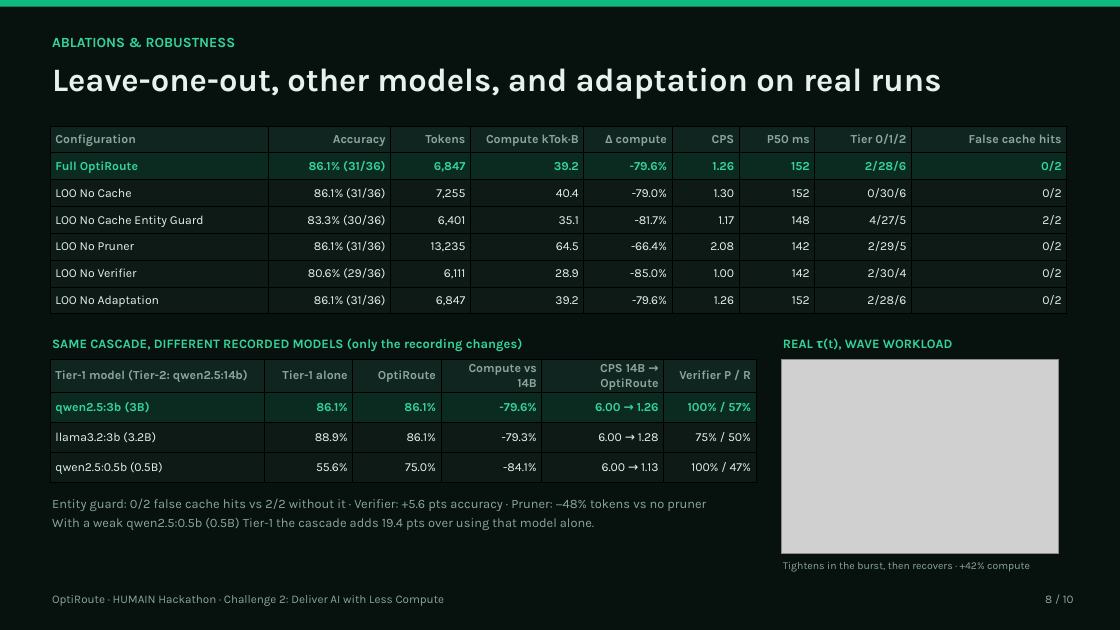
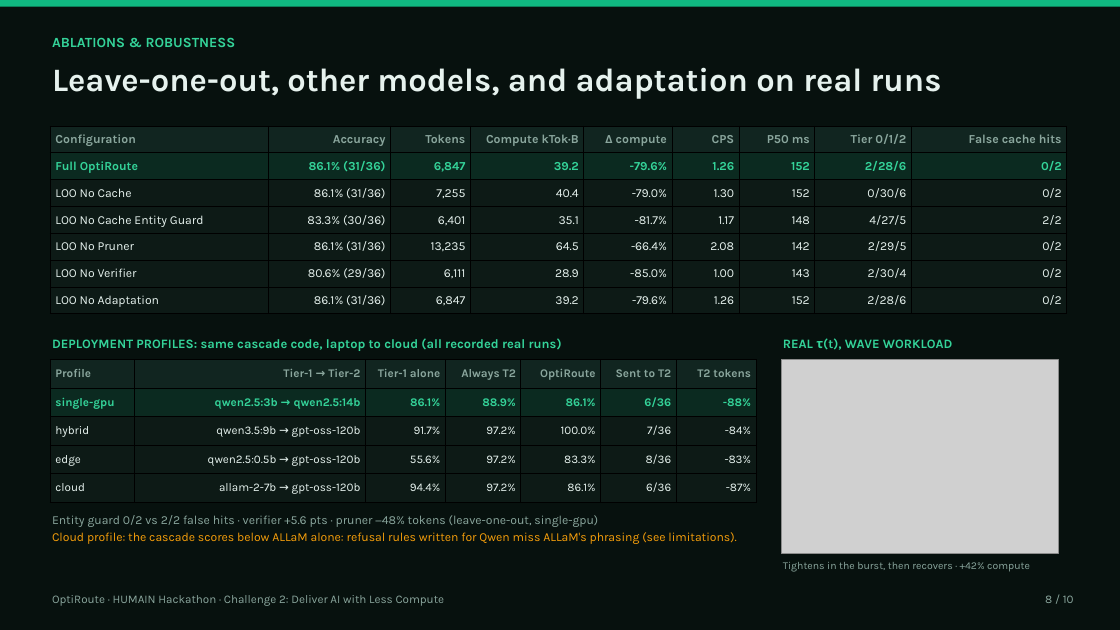
Before and after one commit to nawafalduaij/optiroute, a slide deck: slide 8 of deliverables/OptiRoute_Presentation.pptx. Drawn at 1120x630 pixels with LibreOffice and Linux fonts; fonts in the diff are those of the drawing; grey boxes stand for pictures. Boxes give left, top, right and bottom in pixels: in the first picture for what was removed or moved away, otherwise in the second. Text is boxed around its words. In the diff, an @@ line names an element or a change of style, - is before the commit and + after.

```diff
--- a/deliverables/OptiRoute_Presentation.pptx
+++ b/deliverables/OptiRoute_Presentation.pptx
@@ table at [50, 126, 1067, 314] @@
-row 6, column 7: 142
+row 6, column 7: 143
@@ text at [52, 338, 562, 351]: text changed @@
-SAME CASCADE, DIFFERENT RECORDED MODELS (only the recording changes)
+DEPLOYMENT PROFILES: same cascade code, laptop to cloud (all recorded real runs)
@@ table at [50, 360, 756, 502] @@
-Tier-1 model (Tier-2: qwen2.5:14b) | Tier-1 alone | OptiRoute | Compute vs 14B | CPS 14B → OptiRoute | Verifier P / R
-qwen2.5:3b (3B) | 86.1% | 86.1% | -79.6% | 6.00 → 1.26 | 100% / 57%
-llama3.2:3b (3.2B) | 88.9% | 86.1% | -79.3% | 6.00 → 1.28 | 75% / 50%
-qwen2.5:0.5b (0.5B) | 55.6% | 75.0% | -84.1% | 6.00 → 1.13 | 100% / 47%
+Profile | Tier-1 → Tier-2 | Tier-1 alone | Always T2 | OptiRoute | Sent to T2 | T2 tokens
+single-gpu | qwen2.5:3b → qwen2.5:14b | 86.1% | 88.9% | 86.1% | 6/36 | -88%
+hybrid | qwen3.5:9b → gpt-oss-120b | 91.7% | 97.2% | 100.0% | 7/36 | -84%
+edge | qwen2.5:0.5b → gpt-oss-120b | 55.6% | 97.2% | 83.3% | 8/36 | -83%
+cloud | allam-2-7b → gpt-oss-120b | 94.4% | 97.2% | 86.1% | 6/36 | -87%
@@ text at [52, 515, 736, 544]: text changed; size 11 to 10.5 pt; text colour #8AA69D to #F59E0B @@
-Entity guard: 0/2 false cache hits vs 2/2 without it · Verifier: +5.6 pts accuracy · Pruner: −48% tokens vs no pruner
-With a weak qwen2.5:0.5b (0.5B) Tier-1 the cascade adds 19.4 pts over using that model alone.
+Entity guard 0/2 vs 2/2 false hits · verifier +5.6 pts · pruner −48% tokens (leave-one-out, single-gpu)
+Cloud profile: the cascade scores below ALLaM alone: refusal rules written for Qwen miss ALLaM's phrasing (see limitations).
```
Also in this commit, not shown: 7 other slides changed, 30 other files.
